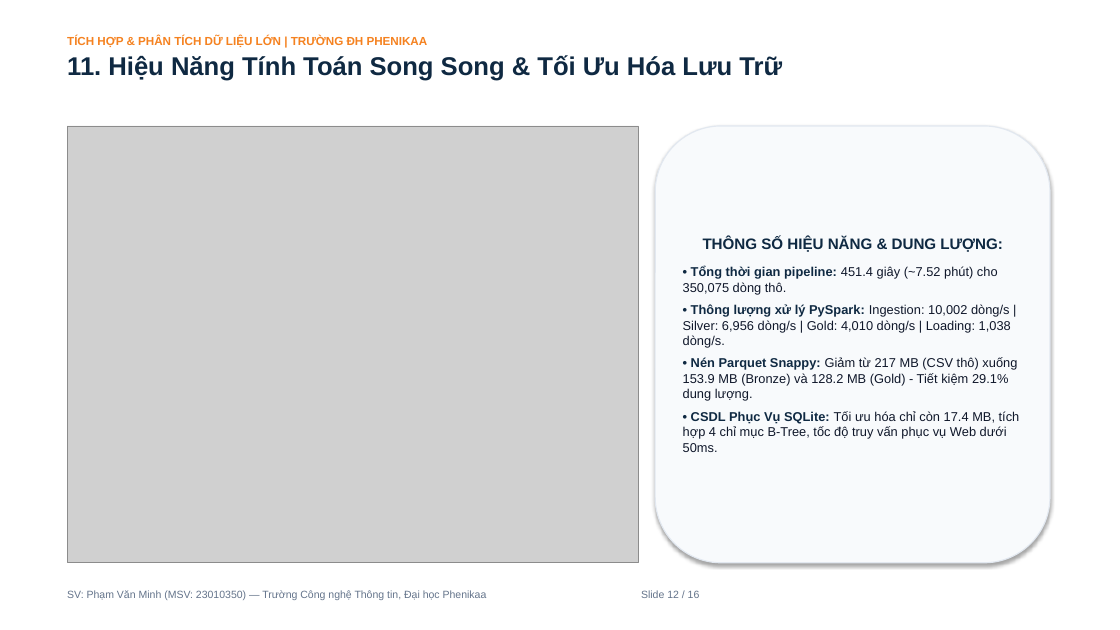
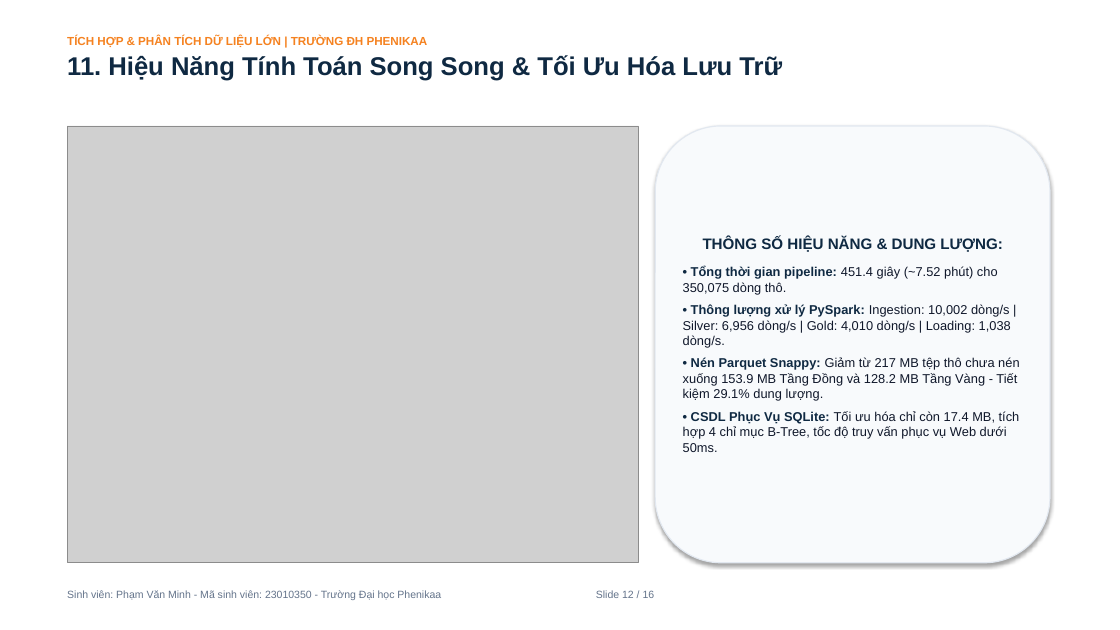
Before and after one commit to PVM-05/House-Prediction, a slide deck: slide 12 of docs/Slide_Bao_Ve_Du_An_House_Prediction.pptx. Drawn at 1120x630 pixels with LibreOffice and Linux fonts; fonts in the diff are those of the drawing; grey boxes stand for pictures. Boxes give left, top, right and bottom in pixels: in the first picture for what was removed or moved away, otherwise in the second. Text is boxed around its words. In the diff, an @@ line names an element or a change of style, - is before the commit and + after.

```diff
--- a/docs/Slide_Bao_Ve_Du_An_House_Prediction.pptx
+++ b/docs/Slide_Bao_Ve_Du_An_House_Prediction.pptx
@@ text in rounded rectangle at [683,357,1019,401]: text changed @@
-• Nén Parquet Snappy: Giảm từ 217 MB (CSV thô) xuống 153.9 MB (Bronze) và 128.2 MB (Gold) - Tiết kiệm 29.1% dung lượng.
+• Nén Parquet Snappy: Giảm từ 217 MB tệp thô chưa nén xuống 153.9 MB Tầng Đồng và 128.2 MB Tầng Vàng - Tiết kiệm 29.1% dung lượng.
@@ text at [67,590,655,600]: text changed @@
-SV: Phạm Văn Minh (MSV: 23010350) — Trường Công nghệ Thông tin, Đại học Phenikaa Slide 12 / 16
+Sinh viên: Phạm Văn Minh - Mã sinh viên: 23010350 - Trường Đại học Phenikaa Slide 12 / 16
```
Also in this commit, not shown: 15 other slides changed, 19 other files.
